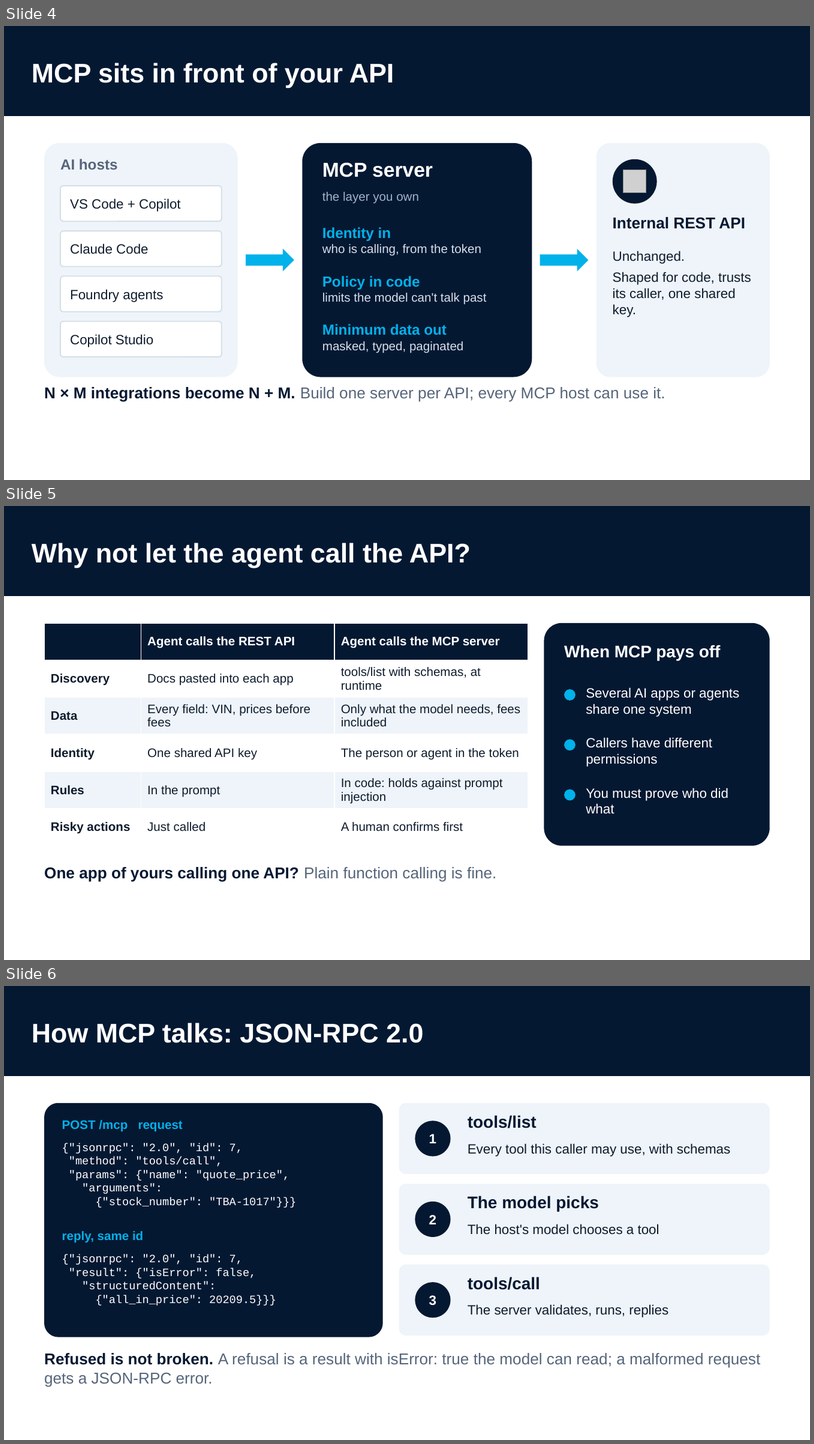
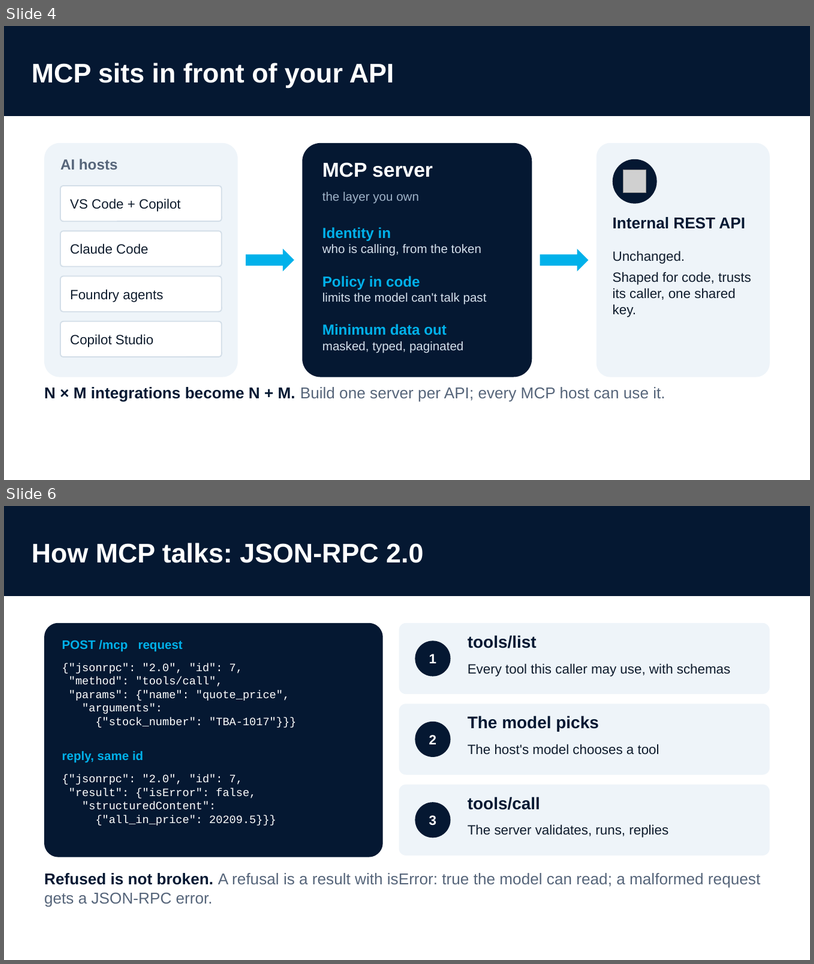
Before and after one commit to hkaanturgut/zero-to-production-mcp, a slide deck: docs/MCP-DevSummit-Toronto-Kaan-Turgut.pptx. Shown one above the other, each under a label of ours: slides 4, 5 and 6 before the commit, slides 4 and 6 after it; the slides between them are not shown. The pictures are 814x1444 and 814x964 pixels, drawn with LibreOffice and Linux fonts; fonts in the diff are those of the drawing; grey boxes stand for pictures; background and template pictures are left out. Boxes give left, top, right and bottom in pixels: in the first picture for what was removed or moved away, otherwise in the second. Text is boxed around its words. In the diff, an @@ line names an element or a change of style, - is before the commit and + after.

```diff
--- a/docs/MCP-DevSummit-Toronto-Kaan-Turgut.pptx
+++ b/docs/MCP-DevSummit-Toronto-Kaan-Turgut.pptx
@@ slide 5 removed at [4,506,810,960], background #FFFFFF; not listed: 1 template element that a slide beside it also shows @@
@@ title removed at [32,543,471,568] @@
-Why not let the agent call the API?
@@ table removed at [44,623,528,846], 6 rows, 3 columns @@
- | Agent calls the REST API | Agent calls the MCP server
-Discovery | Docs pasted into each app | tools/list with schemas, at runtime
-Data | Every field: VIN, prices before fees | Only what the model needs, fees included
-Identity | One shared API key | The person or agent in the token
-Rules | In the prompt | In code: holds against prompt injection
-Risky actions | Just called | A human confirms first
@@ rounded rectangle removed at [544,623,770,846] @@
@@ text removed at [564,645,721,660] @@
-When MCP pays off
@@ ellipse removed at [564,689,576,700] @@
@@ text removed at [586,687,740,717] @@
-Several AI apps or agents share one system
@@ ellipse removed at [564,739,576,750] @@
@@ text removed at [586,737,713,766] @@
-Callers have different permissions
@@ ellipse removed at [564,789,576,801] @@
@@ text removed at [586,787,729,814] @@
-You must prove who did what
@@ text removed at [44,867,497,882] @@
-One app of yours calling one API? Plain function calling is fine.
```
Also in this commit, not shown: 1 slide added, 1 other file.
